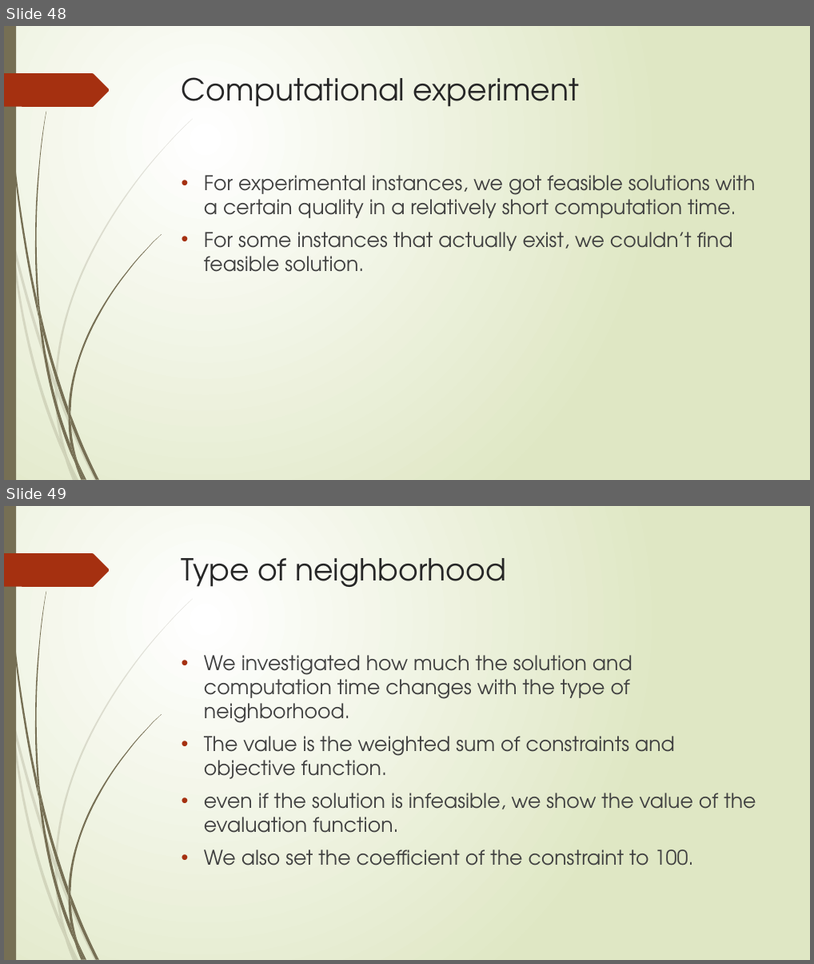
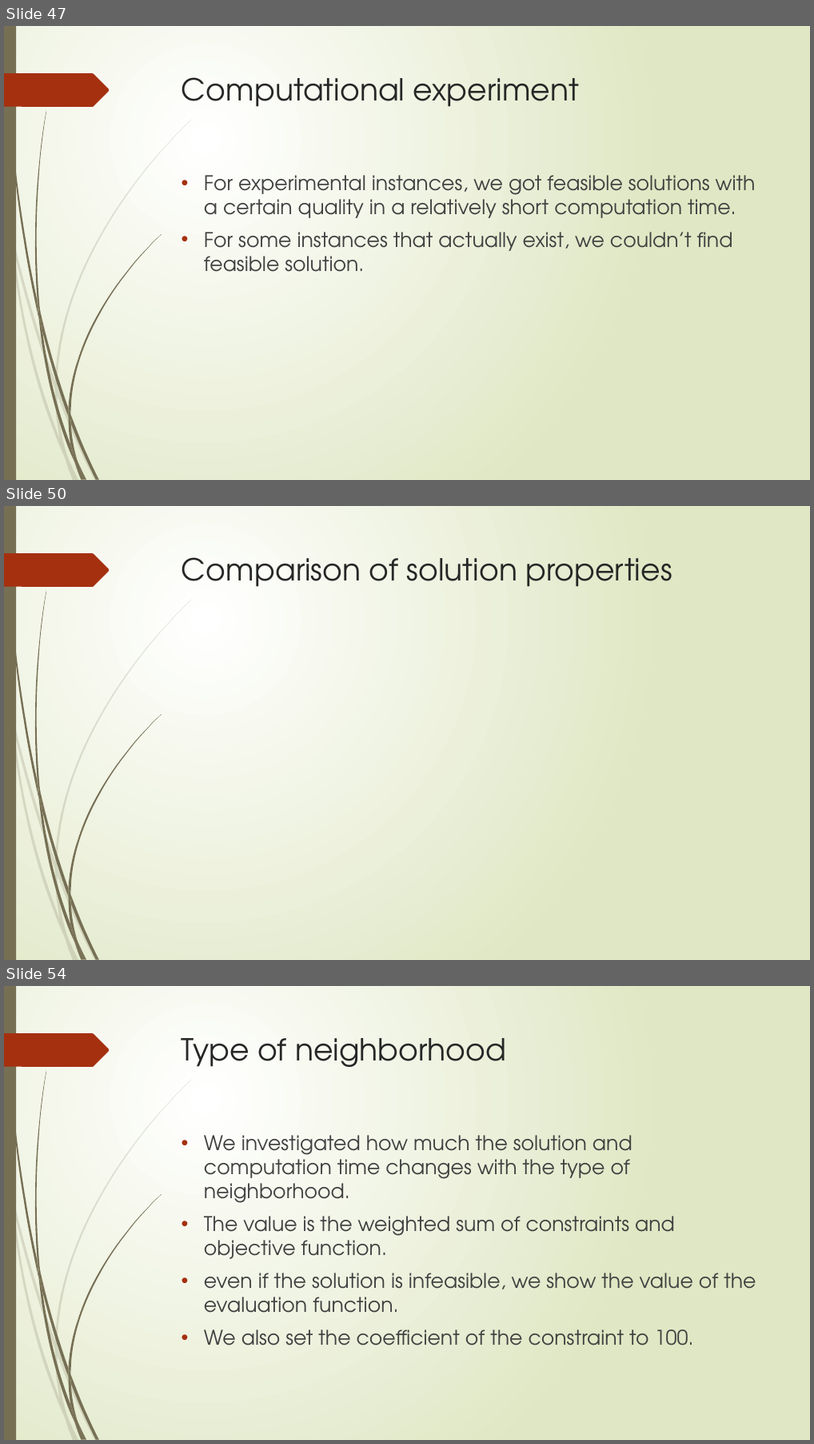
Before and after one commit to r-kurosu/kline_new, a slide deck: 竹田_修論発表.pptx. Shown one above the other, each under a label of ours: slides 48 and 49 before the commit, slides 47, 50 and 54 after it; the slides between them are not shown. The pictures are 814x964 and 814x1444 pixels, drawn with LibreOffice and Linux fonts; fonts in the diff are those of the drawing; grey boxes stand for pictures. Boxes give left, top, right and bottom in pixels: in the first picture for what was removed or moved away, otherwise in the second. Text is boxed around its words. In the diff, an @@ line names an element or a change of style, - is before the commit and + after.

```diff
--- a/竹田_修論発表.pptx
+++ b/竹田_修論発表.pptx
@@ slide 50 added at [4, 506, 810, 960], background gradient #FFFFFF to #DFE8C4; not listed: 24 template elements that a slide beside it also shows @@
@@ title added at [182, 557, 673, 587], 36 pt, text #262626 @@
+Comparison of solution properties
@@ what was slide 48 is now slide 47 @@
@@ what was slide 49 is now slide 54 @@
```
Also in this commit, not shown: 1 slide changed, 5 other slides added, 1 slide removed.
